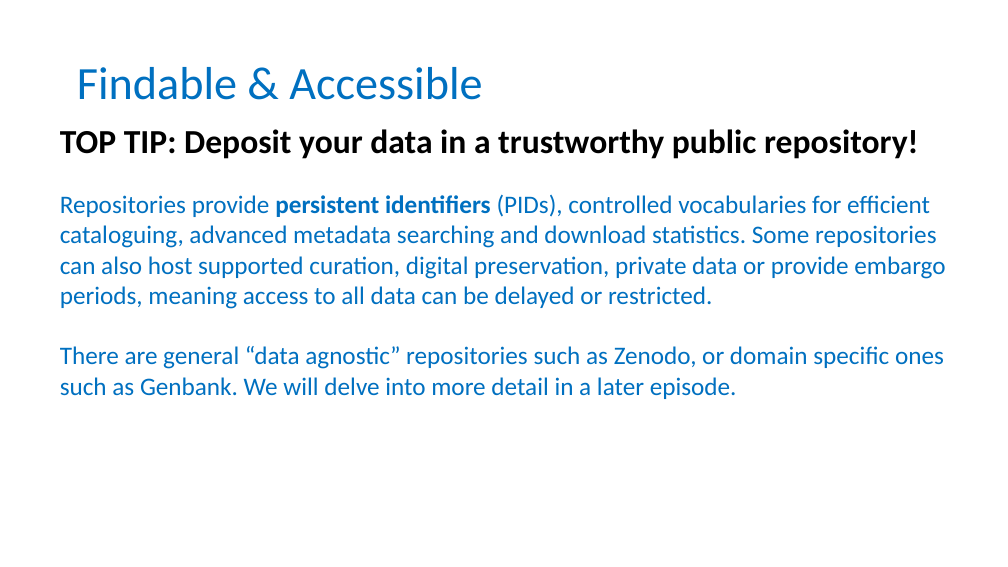
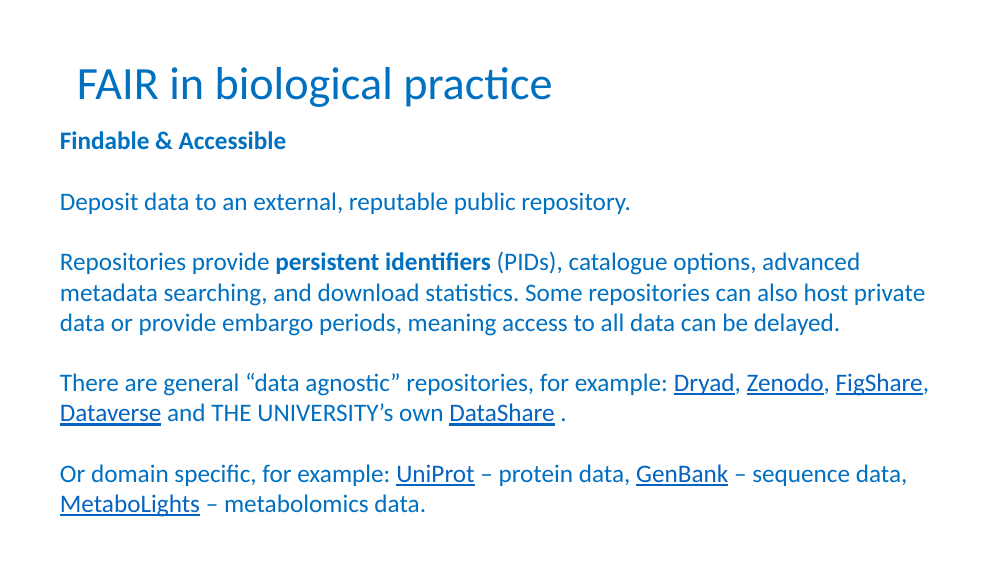
Before and after one commit to tobyhodges/probable-enigma, a slide deck: slide 10 of instructors/02-Being_FAIR.pptx. Drawn at 1008x567 pixels with LibreOffice and Linux fonts; fonts in the diff are those of the drawing; background and template pictures are left out. Boxes give left, top, right and bottom in pixels: in the first picture for what was removed or moved away, otherwise in the second. Text is boxed around its words. In the diff, an @@ line names an element or a change of style, - is before the commit and + after.

Commit message:
revised FAIR episode

```diff
--- a/instructors/02-Being_FAIR.pptx
+++ b/instructors/02-Being_FAIR.pptx
@@ title at (77, 67, 552, 107): text changed @@
-Findable & Accessible
+FAIR in biological practice
@@ text at (60, 131, 929, 517): text changed @@
-Repositories provide persistent identifiers (PIDs), controlled vocabularies for efficient cataloguing, advanced metadata searching and download statistics. Some repositories can also host supported curation, digital preservation, private data or provide embargo periods, meaning access to all data can be delayed or restricted.
-There are general “data agnostic” repositories such as Zenodo, or domain specific ones such as Genbank. We will delve into more detail in a later episode.
+Findable & Accessible
+Deposit data to an external, reputable public repository.
+Repositories provide persistent identifiers (PIDs), catalogue options, advanced metadata searching, and download statistics. Some repositories can also host private data or provide embargo periods, meaning access to all data can be delayed.
+There are general “data agnostic” repositories, for example: Dryad, Zenodo, FigShare, Dataverse and THE UNIVERSITY’s own DataShare .
+Or domain specific, for example: UniProt – protein data, GenBank – sequence data, MetaboLights – metabolomics data.
@@ text removed at (60, 129, 919, 159) @@
-TOP TIP: Deposit your data in a trustworthy public repository!
```
Also in this commit, not shown: 1 other slide changed, 1 slide added, 1 other file.
